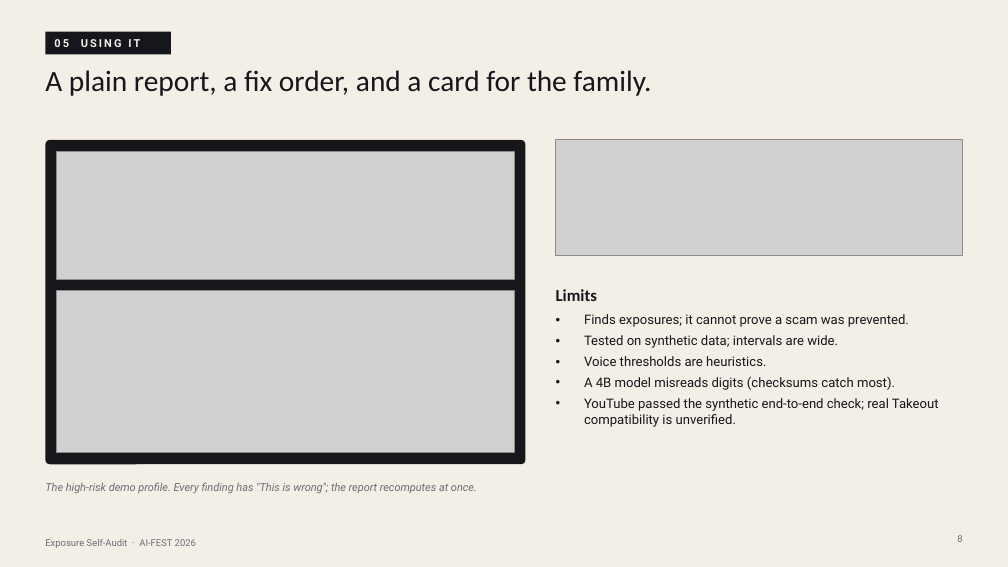
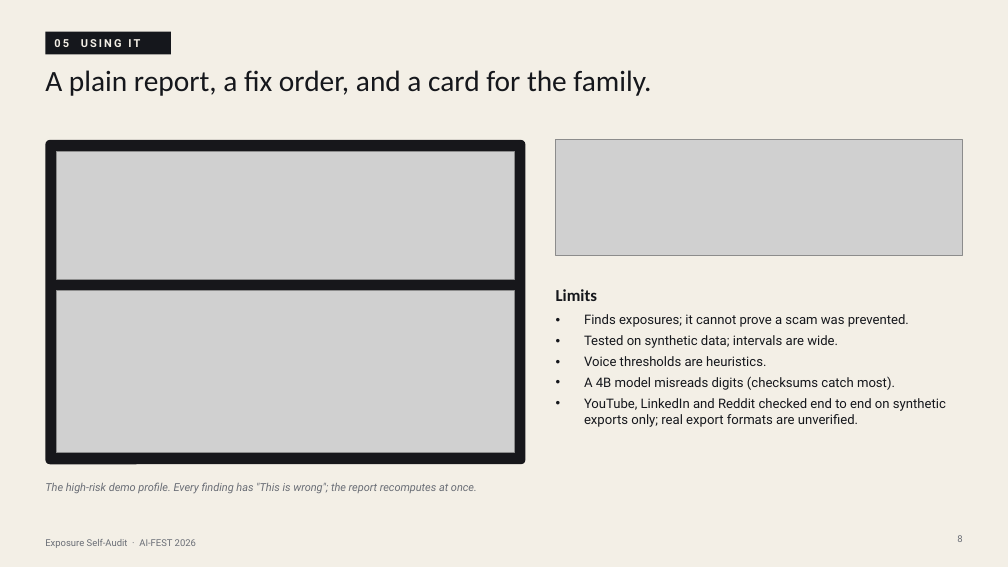
Before and after one commit to GeneralAumsum07/AI-fest-26-CSE, a slide deck: slide 8 of deck/exposure-self-audit.pptx. Drawn at 1008x567 pixels with LibreOffice and Linux fonts; fonts in the diff are those of the drawing; grey boxes stand for pictures. Boxes give left, top, right and bottom in pixels: in the first picture for what was removed or moved away, otherwise in the second. Text is boxed around its words. In the diff, an @@ line names an element or a change of style, - is before the commit and + after.

Commit message:
deck: LinkedIn and Reddit built (text only); update read/never-opened rows and limits

```diff
--- a/deck/exposure-self-audit.pptx
+++ b/deck/exposure-self-audit.pptx
@@ text at (584,398,946,427): text changed @@
-• YouTube passed the synthetic end-to-end check; real Takeout compatibility is unverified.
+• YouTube, LinkedIn and Reddit checked end to end on synthetic exports only; real export formats are unverified.
```
Also in this commit, not shown: 3 other slides changed, 1 other file.
